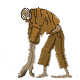
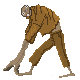
Comparing the layer stacks of the two 80 × 80 images. Changes:
added group "비디오 그룹 1" with 1 layers over [3, 4, 78, 79]
renamed "왼쪽으로걷기1-2" to "왼쪽으로걷기", moved it into group "비디오 그룹 1", painted on it over [2, 4, 78, 80]
